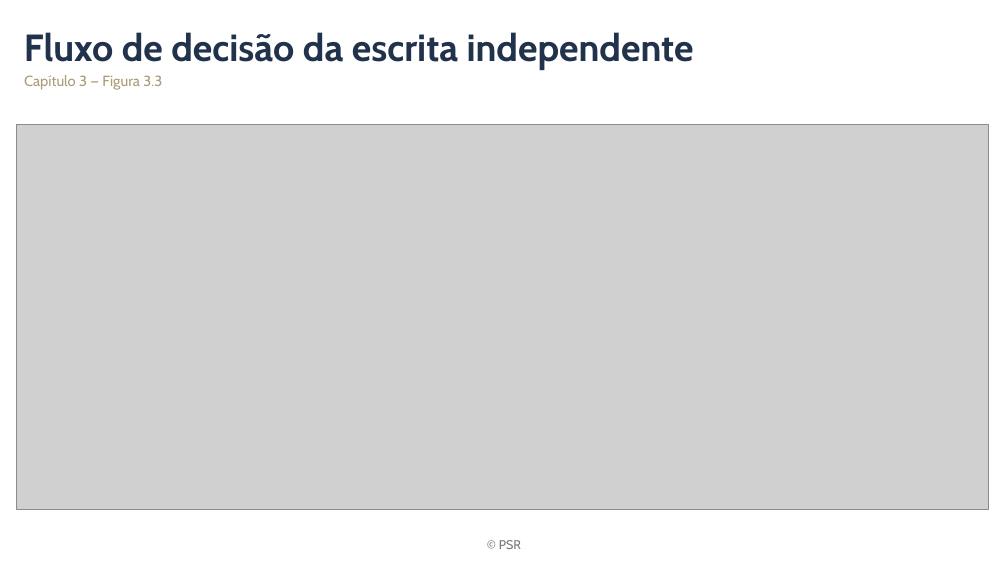
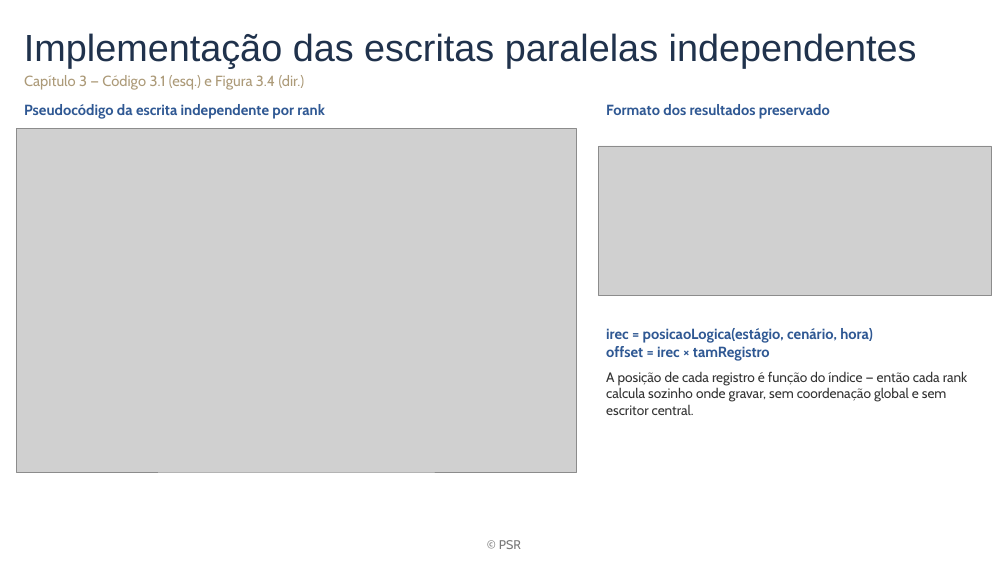
Before and after one commit to mbrcruz/SDDP-MPIO-Latex, a slide deck: slide 10 of Apresentacao/Apresentacao_esqueleto.pptx (slide 9 before the commit). Drawn at 1008x567 pixels with LibreOffice and Linux fonts; fonts in the diff are those of the drawing; grey boxes stand for pictures; background and template pictures are left out. Boxes give left, top, right and bottom in pixels: in the first picture for what was removed or moved away, otherwise in the second. Text is boxed around its words. In the diff, an @@ line names an element or a change of style, - is before the commit and + after.

```diff
--- a/Apresentacao/Apresentacao_esqueleto.pptx
+++ b/Apresentacao/Apresentacao_esqueleto.pptx
@@ title at (24,33,917,68): text changed; font Cabin to Arial; bold off @@
-Fluxo de decisão da escrita independente
+Implementação das escritas paralelas independentes
@@ text at (24,75,305,90): text changed @@
-Capítulo 3 — Figura 3.3
+Capítulo 3 — Código 3.1 (esq.) e Figura 3.4 (dir.)
@@ text added at (24,104,325,119), 14 pt, text #2F5893, bold @@
+Pseudocódigo da escrita independente por rank
@@ text added at (606,104,830,119), 14 pt, text #2F5893, bold @@
+Formato dos resultados preservado
@@ picture: place and size @@
-picture at (17,125,989,509)
+picture at (17,129,576,472)
@@ picture added at (599,146,991,295) @@
@@ text added at (606,328,968,415), 13 pt, text #333333 @@
+irec = posicaoLogica(estágio, cenário, hora)
+offset = irec × tamRegistro
+A posição de cada registro é função do índice — então cada rank calcula sozinho onde gravar, sem coordenação global e sem escritor central.
```
Also in this commit, not shown: 1 other slide changed, 1 slide added, 3 other files.
